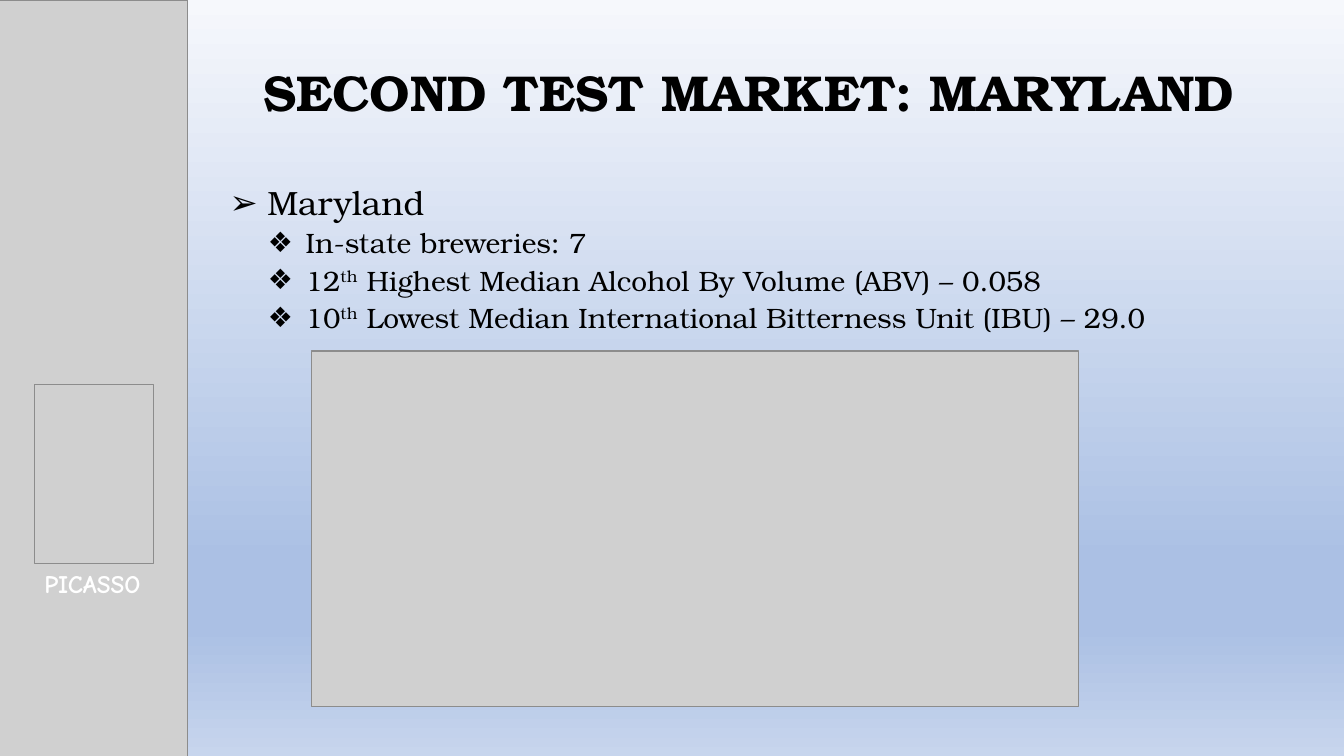
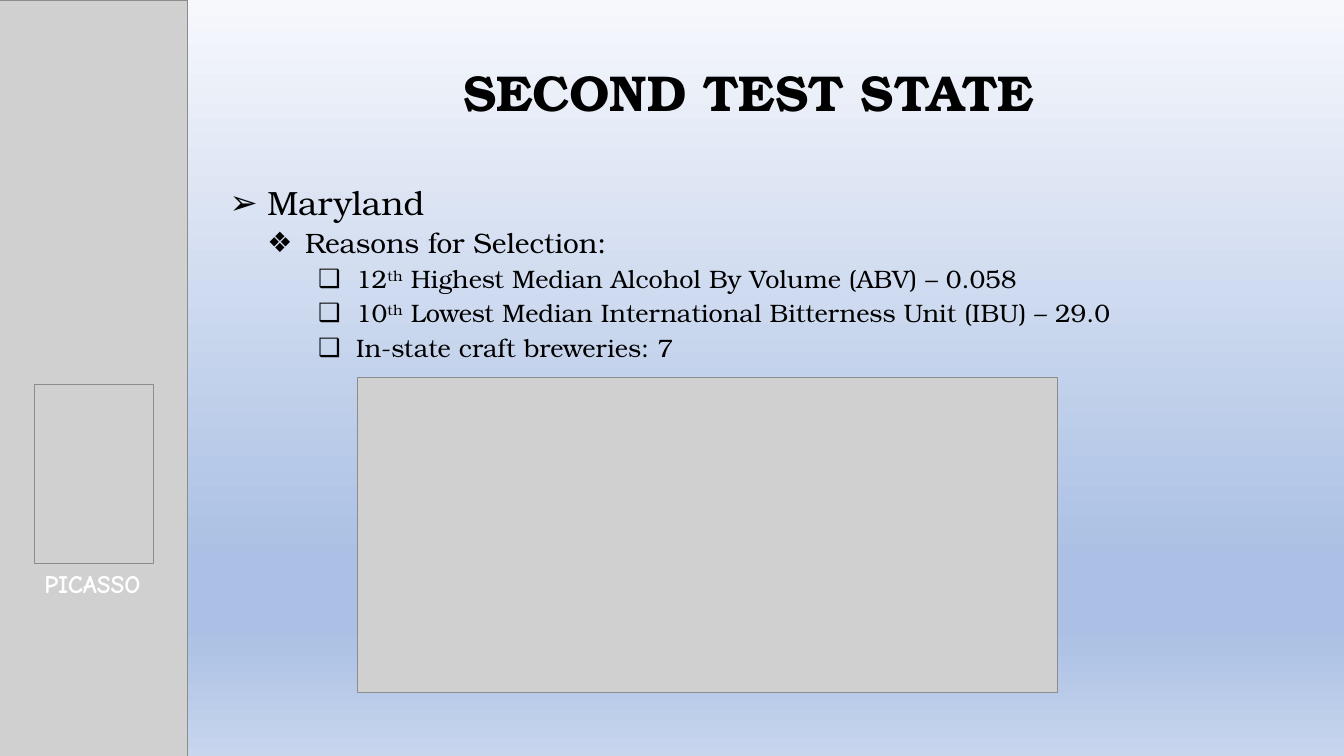
Before and after one commit to kjurekSMU/6306_JKT_Case_Study_1, a slide deck: slide 7 of Beer_Expansion_Project.pptx. Drawn at 1344x756 pixels with LibreOffice and Linux fonts; fonts in the diff are those of the drawing; grey boxes stand for pictures. Boxes give left, top, right and bottom in pixels: in the first picture for what was removed or moved away, otherwise in the second. Text is boxed around its words. In the diff, an @@ line names an element or a change of style, - is before the commit and + after.

```diff
--- a/Beer_Expansion_Project.pptx
+++ b/Beer_Expansion_Project.pptx
@@ title at <box>463,76,1034,112</box>: text changed @@
-SECOND TEST MARKET: MARYLAND
+SECOND TEST STATE
@@ subtitle at <box>305,232,606,254</box>: text changed @@
-  ❖ In-state breweries: 7
+  ❖ Reasons for Selection:
@@ subtitle at <box>411,270,1110,326</box>: size 20 to 18 pt in "12th Highest Median Alcohol By Volume (ABV) ...", "10th Lowest Median International Bitterness Unit (IBU) ..."; bullet ❖ to ❑; list level 2 to 3 in "12th Highest Median Alcohol By ..."; list level 2 to 3 in "10th Lowest Median International Bitterness ..." @@
@@ subtitle at <box>356,338,673,358</box>: paragraph added @@
+    ❑ In-state craft breweries: 7
@@ picture: place and size @@
-picture at <box>312,351,1079,707</box>
+picture at <box>357,378,1058,693</box>
```
Also in this commit, not shown: 10 other slides changed.
